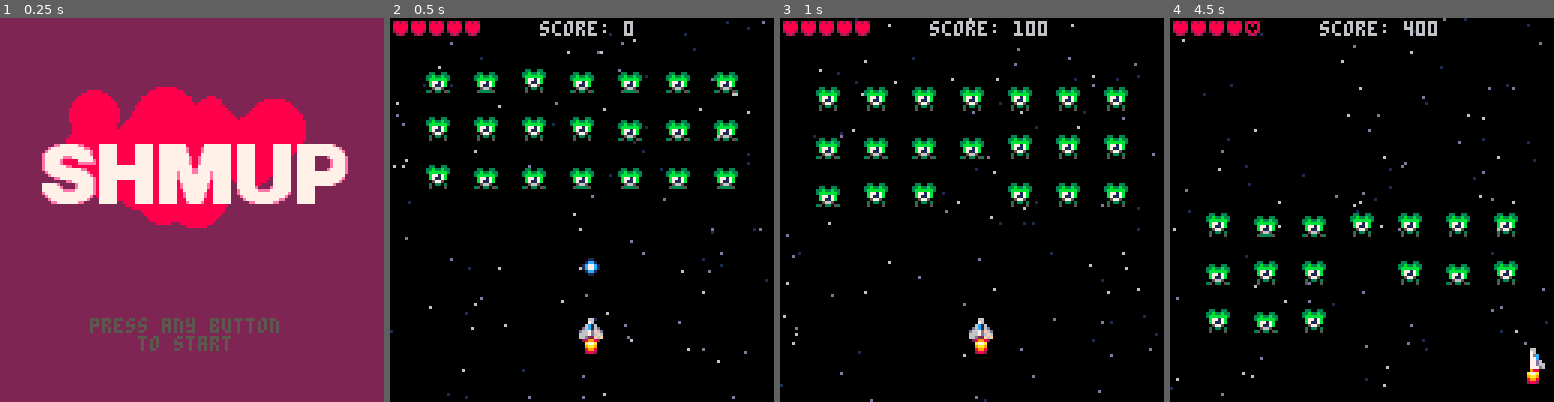
Above: before the commit, frames 1-4 (left to right).
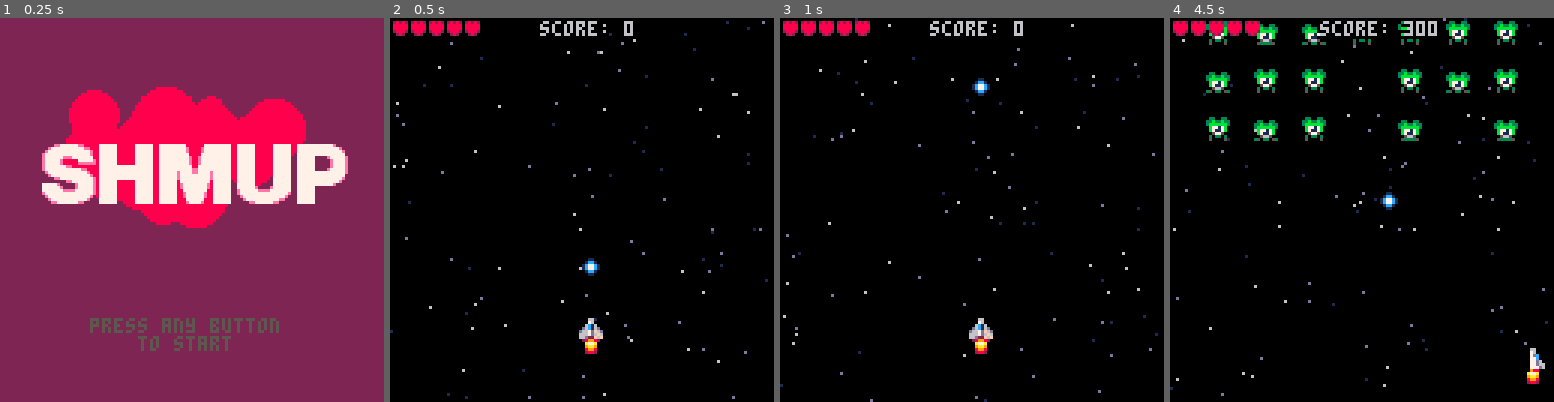
Above: after the commit, the same moments.

Repository: jimmac/pico-shed
Game: PICO-8 cartridge shmup.p8
Two runs of this game, one before a commit and one after it. Both use one fixed random seed, a clock stepped at 60 frames per second and the inputs below.
Inputs:
- Up to frame 1 (0.25 s): no input
- Up to frame 2 (0.5 s): tap X (X key) at 0.33 s
- Up to frame 3 (1 s): tap O (Z key) at 0.7 s
- Up to frame 4 (4.5 s): tap X (X key) at 1.07, 1.85, 2.97, 4.08 s; hold Right 1.6-2.1 s; tap O (Z key) every 0.4 s from 1.7 to 4.1 s; hold Up 2.15-2.42 s; hold Right 2.47-3.03 s; hold Left 3.08-3.58 s; hold Down 3.63-3.97 s; hold Right from 4.02 s (still down)

Frame 1 is identical in both runs. In frame 2, 5.4% of the frame differs, in the area x 9-91%, y 13-45%; in frame 3, 5.4%; in frame 4, 8.3%, in the area x 9-91%, y 0-83%.

Commit message:
fine tune autofire, menu

Diff:
--- a/shmup.p8
+++ b/shmup.p8
@@ -83,9 +83,16 @@
 --tools
 
 
-function menu ()
+function draw_menu ()
   --score
+  palt(0,false)
+  print("score: "..score,49,0,0)
+  print("score: "..score,51,0,0)
+  print("score: "..score,49,2,0)
+  print("score: "..score,50,2,0)
+  print("score: "..score,51,2,0)
   print("score: "..score,50,1,6)
+  palt()
   --lives
   for i=0,4 do --5 lives
 	  if i<pl.lv then h=9 else h=8 end
@@ -174,7 +181,7 @@
 		for j=1,3 do
 			local myen={}
 			myen.x=(i-1)*16+12
-			myen.y=16*j
+			myen.y=-64+16*j
 			myen.spy=.2
 			myen.spx=0
 			myen.spr=20+rnd(3)
@@ -261,7 +268,7 @@
 			newbl.y=pl.y-3
 			newbl.spr=16+flr(rnd(2))
 			add(bl,newbl)
-			firet=10 --frames between shots
+			firet=6 --frames between shots
 			flash=5 --size of the muzzleflash resets
   else
   	firet-=1
@@ -354,7 +361,7 @@
 	end
 
  --top menu
- menu()
+ draw_menu()
 end
 
 function draw_start()
